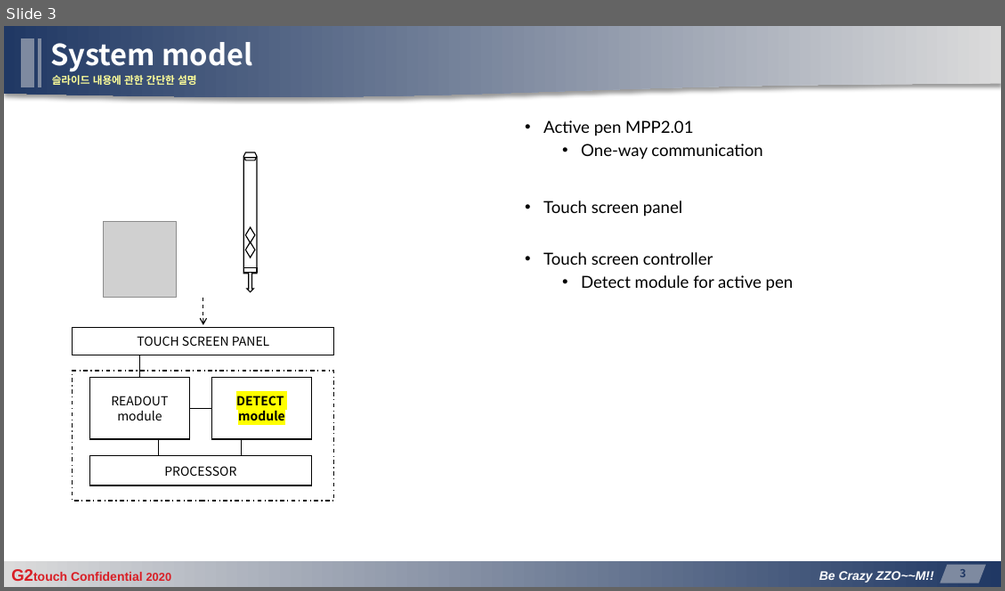
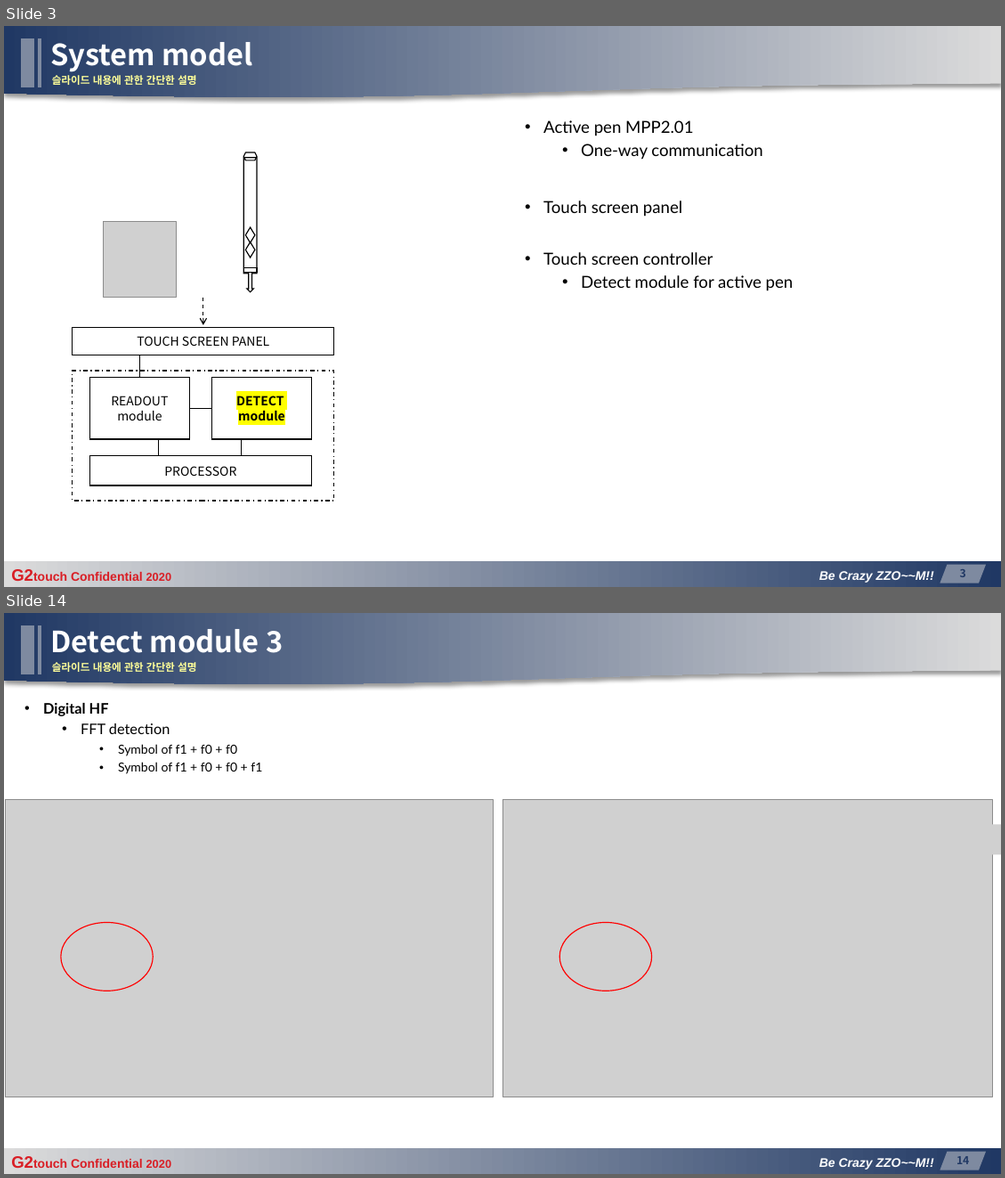
Before and after one commit to manhduc1811/MPP-signal-simulation-and-detection, a slide deck: G2touch_D2center_mducng_MPPv20_AFE-IC_DetectingPart_v03.pptx. Shown one above the other, each under a label of ours: slide 3 before the commit, slides 3 and 14 after it; the slides between them are not shown. The pictures are 1005x591 and 1005x1178 pixels, drawn with LibreOffice and Linux fonts; fonts in the diff are those of the drawing; grey boxes stand for pictures; background and template pictures are left out. Boxes give left, top, right and bottom in pixels: in the first picture for what was removed or moved away, otherwise in the second. Text is boxed around its words. In the diff, an @@ line names an element or a change of style, - is before the commit and + after.

```diff
--- a/G2touch_D2center_mducng_MPPv20_AFE-IC_DetectingPart_v03.pptx
+++ b/G2touch_D2center_mducng_MPPv20_AFE-IC_DetectingPart_v03.pptx
@@ slide 14 added at bbox=[4, 613, 1001, 1174], background #FFFFFF; not listed: 7 template elements that a slide beside it also shows @@
@@ title added at bbox=[50, 629, 283, 653], 28 pt, text #FFFFFF, bold @@
+Detect module 3
@@ text added at bbox=[52, 662, 196, 672], 10 pt, text #FFFF99, bold @@
+슬라이드 내용에 관한 간단한 설명
@@ text added at bbox=[43, 703, 262, 774], 12 pt, text #000000 @@
+• Digital HF
+  • FFT detection
+    • Symbol of f1 + f0 + f0
+    • Symbol of f1 + f0 + f0 + f1
@@ group added at bbox=[5, 799, 493, 1096]: 4 pictures, 1 ellipse @@
@@ group added at bbox=[502, 799, 1001, 1096]: 5 pictures, 1 ellipse @@
```
Also in this commit, not shown: 15 slides changed, 7 other slides added.
